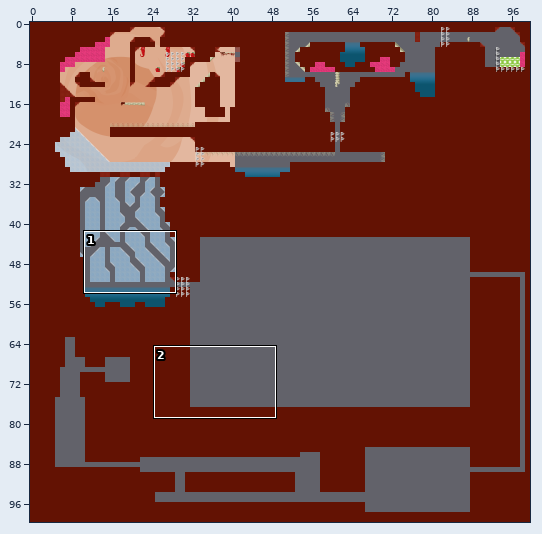
An edit to a level. Tiled map, data/assets/Maps/Level2.tmx. The picture above shows the old version from afar; the outline marks the close-up.
Close-up. Earlier state:
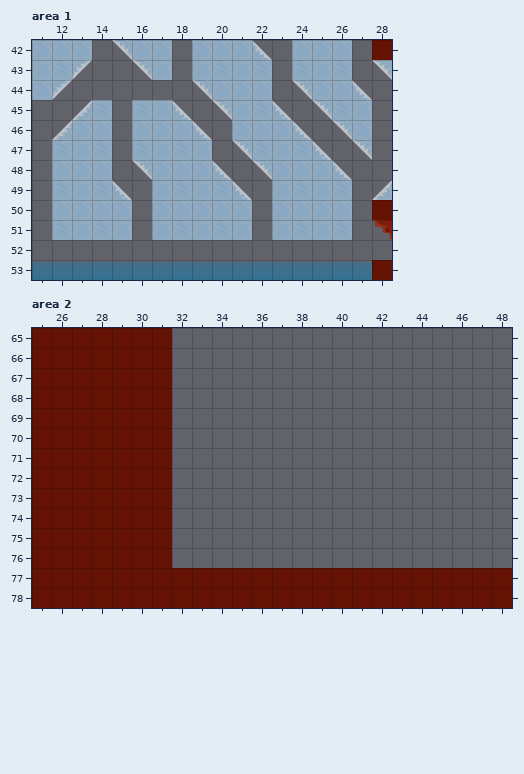
Cells are 64x64 px. Shown: area 1 x 11..28, y 42..53; area 2 x 25..48, y 65..78. The commit also changed other parts of the map, which this record leaves out.
After:
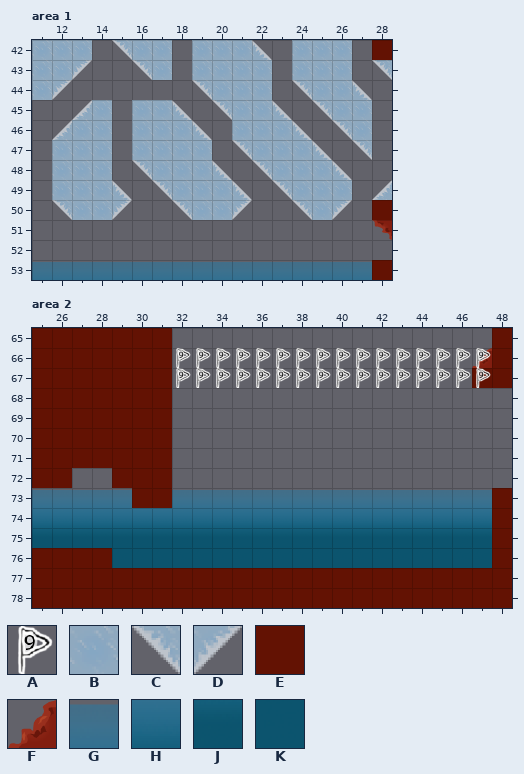
Key: from "CheckpointFlags": A 8; from "Ice": B 0 "Block"; from "IceSlopes": C 8, D 12; from "MeatNonEdible": E 0 "NonEdible"; from "MeatSlopes": F 4; from "Water": G 0 "Water", H 1, J 2, K 3.
_ is an empty cell.
See-through tiles are keyed as they look on the map.
What changed:
Layer "Level", area 1:
Tile B gives way to tile C in row 49 at x 17 and 23; in row 50 at x 12, 18 and 24.
Tile B gives way to tile D in row 50 at x 15, 21 and 26.
The edit erases tile B in row 50 at x 17 and 23; in row 51 at x 12 to 15, 17 to 21 and 23 to 26.
Layer "Level", area 2:
The edit adds tile E in rows 65 to 66 at x 48; in row 67 at x 47 to 48; in rows 73 to 76 at x 48.
The edit adds tile F in row 66 at x 47.
Tile E gives way to tile G in row 73 at x 25 to 29.
The edit adds tile G in row 73 at x 32 to 47.
Tile E gives way to tile H in row 74 at x 25 to 31.
The edit adds tile H in row 74 at x 32 to 47.
Tile E gives way to tile J in row 75 at x 25 to 31.
The edit adds tile J in row 75 at x 32 to 47.
Tile E gives way to tile K in row 76 at x 29 to 31.
The edit adds tile K in row 76 at x 32 to 47.
The edit erases tile E in row 72 at x 27 to 28.
Layer "Flags", area 2:
The edit adds tile A in rows 66 to 67 at x 32 to 47.
Where, in picture pixels (left, top, right, bottom), the same in both close-ups:
changed: (152, 180, 252, 240)
changed: (272, 180, 352, 240)
changed: (52, 200, 132, 240)
added: (176, 328, 512, 388)
changed: (32, 468, 512, 568)
